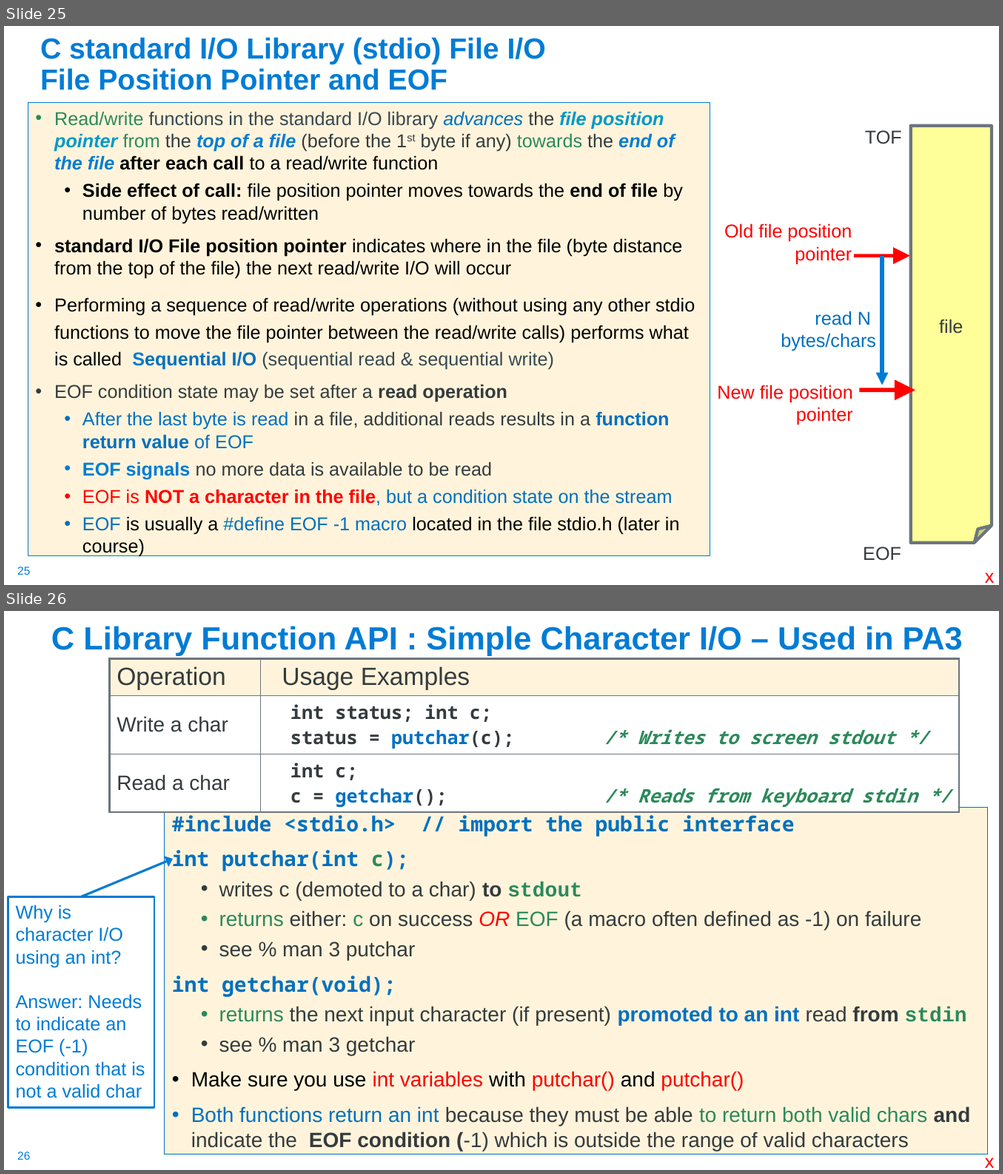
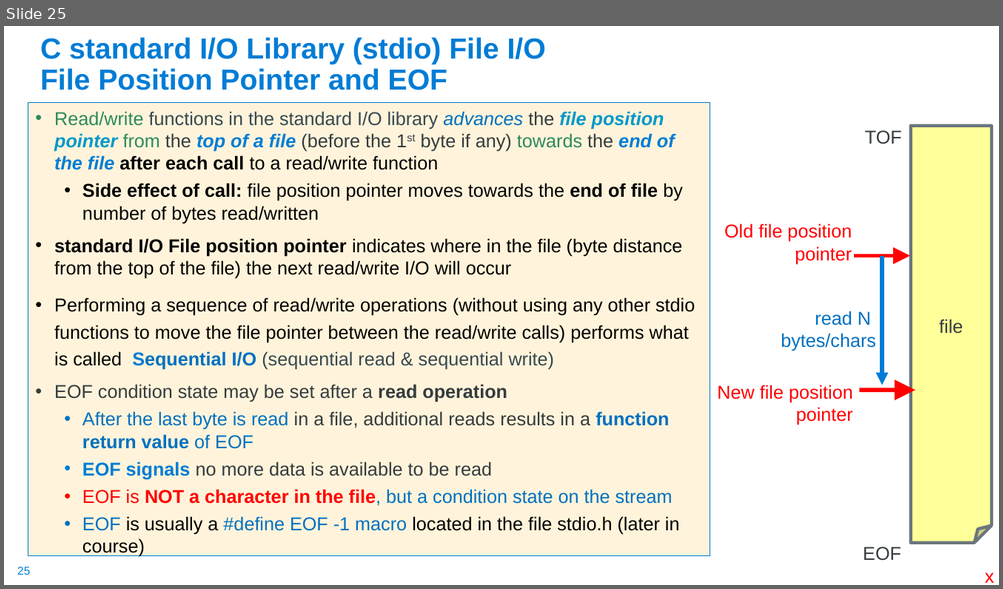
Before and after one commit to cse30-sp24/Muller-Slides, a slide deck: Lecture-4.pptx. Shown one above the other, each under a label of ours: slides 25 and 26 before the commit, slide 25 after it. The pictures are 1003x1174 and 1003x589 pixels, drawn with LibreOffice and Linux fonts; fonts in the diff are those of the drawing. Boxes give left, top, right and bottom in pixels: in the first picture for what was removed or moved away, otherwise in the second. Text is boxed around its words. In the diff, an @@ line names an element or a change of style, - is before the commit and + after.

```diff
--- a/Lecture-4.pptx
+++ b/Lecture-4.pptx
@@ slide 26 removed at (4,611,999,1170), background #FFFFFF; not listed: 1 template element that a slide beside it also shows @@
@@ title removed at (51,626,962,656) @@
-C Library Function API : Simple Character I/O – Used in PA3
@@ table removed at (109,659,959,810), 3 rows, 2 columns @@
-Operation | Usage Examples
-Write a char | int status; int c; status = putchar(c); /* Writes to screen stdout */
-Read a char | int c; c = getchar(); /* Reads from keyboard stdin */
@@ text removed at (165,807,987,1155) @@
-#include <stdio.h> // import the public interface
-int putchar(int c);
-  • writes c (demoted to a char) to stdout
-  • returns either: c on success OR EOF (a macro often defined as -1) on failure
-  • see % man 3 putchar
-int getchar(void);
-  • returns the next input character (if present) promoted to an int read from stdin
-  • see % man 3 getchar
-• Make sure you use int variables with putchar() and putchar()
-• Both functions return an int because they must be able to return both valid chars and indicate the EOF condition (-1) which is outside the range of valid characters
@@ arrow removed from (82, 897) to (173, 859) @@
@@ rectangle removed at (8,897,155,1108) @@
-Why is character I/O using an int?
-Answer: Needs to indicate an EOF (-1) condition that is not a valid char
@@ text removed at (984,1153,994,1168) @@
-x
```
Also in this commit, not shown: 9 slides changed, 26 other slides removed, 1 other file.
